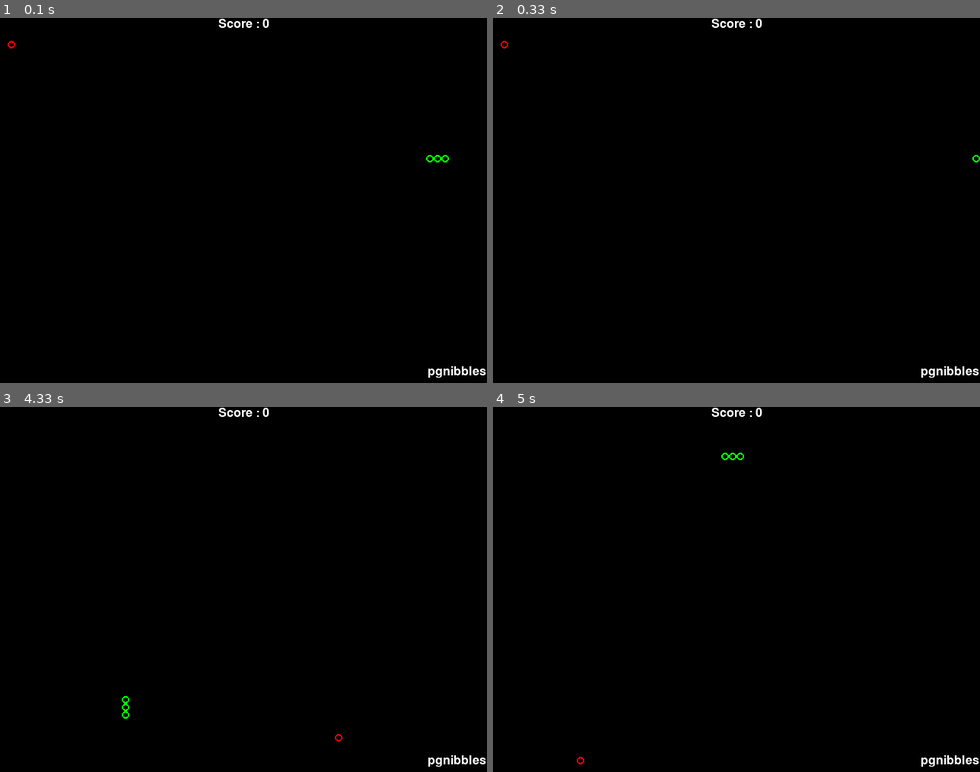
Above: before the commit, frames 1-4 (two rows, left to right).
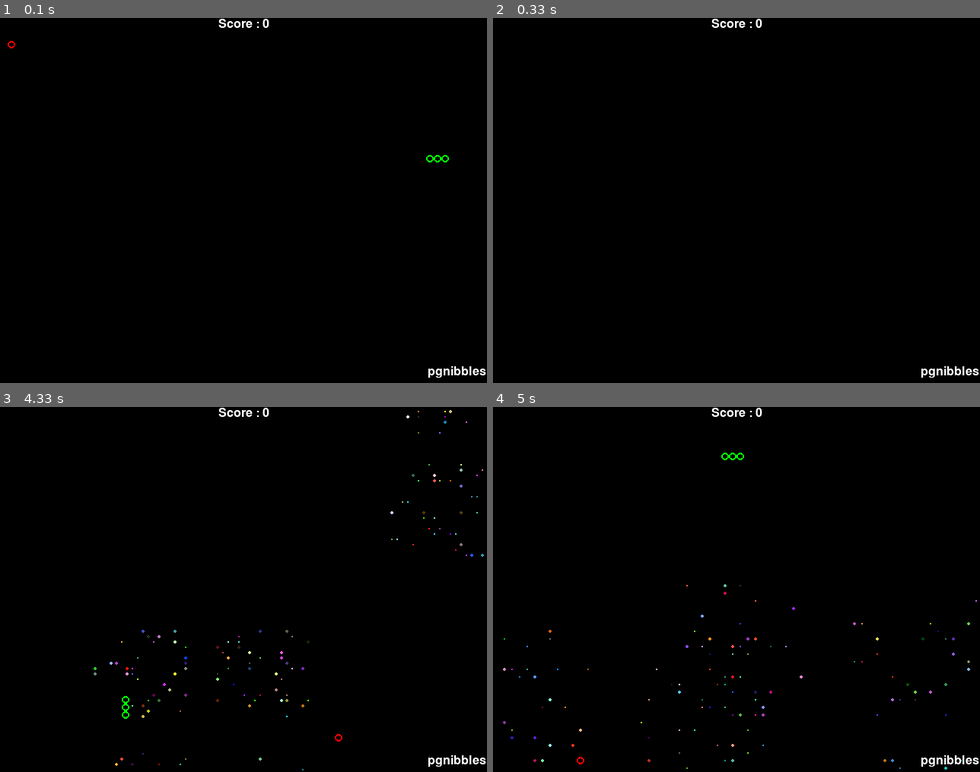
Above: after the commit, the same moments.

Repository: caffeinemonster/python-pygame-nibbles
Game: pygame game, started from pgnibbles-current.py
The game is run twice, just before and just after one commit, with the same random seed, the same clock (stepped at 60 frames per second) and the same inputs.
Inputs:
- Up to frame 1 (0.1 s): no input
- Up to frame 2 (0.33 s): no input
- Up to frame 3 (4.33 s): hold Up 0.83-1.3 s; hold Right 1.33-1.8 s; hold Down 2.4-2.7 s; hold Left 2.73-3.13 s; hold Up 3.17-3.53 s; hold Right 3.57-4.2 s; hold Down from 4.23 s (still down)
- Up to frame 4 (5 s): release Down at 4.6 s

Frame 1 is identical in both runs. In frame 2, less than 0.1% of the frame differs, in the area x 1-100%, y 6-40%; in frame 3, 0.3%, in the area x 19-100%, y 0-100%; in frame 4, 0.3%.

Commit message:
Sounds and music code update

Diff:
--- a/pgnibbles-current.py
+++ b/pgnibbles-current.py
@@ -2,6 +2,7 @@
 import random
 import pygame
 from pygame.locals import *
+
 wWIDTH = 640
 wHEIGHT = 480
 GSIZE = 10
@@ -64,14 +65,8 @@
         self.colour = (random.randint(1, 255), random.randint(1, 255), random.randint(1, 255))
         self.seed(xy, (3, 20), 2, (255, 255, 255), 20)
         self.colour = (random.randint(1, 255), random.randint(1, 255), random.randint(1, 255))
-        #self.speed = ispeed
-        #self.size = isize
-        #self.life = random.randint(1, ilife)
-        #self.colour = (random.randint(1, 255), random.randint(1, 255), random.randint(1, 255))
-        #self.alive = 1
+
     def seed(self, xy, speed, isize, rgbcolour, ilife):
-        #self.colour = (255, 255, 255)
-        #self.speed = ispeed
         self.life = random.randint(1, ilife)
         self.colour = rgbcolour
         self.size = random.randint(1, isize)
@@ -87,7 +82,7 @@
             self.speedy = -random.randint(speed[0], speed[1])
         self.alive = 1
 
-    def move(self):
+    def move(self):  # move the particle
         if self.life > 0:
             self.x = self.x + self.speedx
             self.y = self.y + self.speedy
@@ -104,37 +99,41 @@
         self.killold()
         for i in range(1, amount):
             part = cparticle()
-            #    def seed(self, xy, speed, isize, rgbcolour, ilife):
+            # seed(self, xy, speed, isize, rgbcolour, ilife) # reference
             part.seedrandom((x, y))
             part.seed((x, y), (3, speed), size, rgbcolour, life)
             self.particles.insert(0, part)
+
     def seedrandom(self, xy, amount):
         self.killold()
         for i in range(1, amount):
             part = cparticle()
-            part.seedrandom((xy[0], xy[1]))
+            part.seedrandom(xy)
             self.particles.insert(0, part)
+
     def move(self):
         for p in self.particles:
             p.move()
 
     def killold(self):
         for p in self.particles:
-            if p.alive != 1:
+            if p.alive <= 0:
                 del(p)
 
 
 class csounds():  # sound effects class
     def __init__(self):
-        #super(csounds, self).__init__()
+        self.enabled = 1  # sfx enabled
         self.sndeat = pygame.mixer.Sound('sndfx/beep.wav')
         self.snddead = pygame.mixer.Sound('sndfx/dead.wav')
 
     def fxdead(self):
-        self.snddead.play()
+        if self.enabled:
+            self.snddead.play()
 
     def fxeat(self):
-        self.sndeat.play()
+        if self.enabled:
+            self.sndeat.play()
 
 
 def terminate():  # quit function
@@ -155,10 +154,11 @@
     snake.add(sx - 1, sy)
     snake.add(sx, sy)
     score = cscore()
-    particles = cparticles()
+    #particles = cparticles() now declared as global
     apple.add(random.randint(0, GWIDTH - 1), random.randint(0, GHEIGHT - 1))
     while(1):
         for event in pygame.event.get():
+            # detact and process keyboard events
             if event.type == QUIT:
                 r = 0
             elif event.type == KEYDOWN:
@@ -172,11 +172,18 @@
                     snake.direction = K_DOWN
                 if event.key == K_ESCAPE:
                     r = 0
+
+        # is the snake within the game area
         if snake.data[0][0] == -1 or snake.data[0][0] == GWIDTH or snake.data[0][1] == -1 or snake.data[0][1] == GHEIGHT:
             snake.alive = 0
+        #else:
+        #    particles.seed((snake.data[0][0] * GSIZE), (snake.data[0][1] * GSIZE), 5, 5, 2, (0,255,0), 2)
+
         for body in snake.data[1:]:
             if (body == snake.head()):
                 snake.alive = 0
+
+        # is snake location == apple
         if snake.data[0][0] == apple.data[0][0] and snake.data[0][1] == apple.data[0][1]:
             # seed(self, x, y, speed, life, amount, rgbcolour, size)
             particles.seed((apple.data[0][0] * GSIZE), (apple.data[0][1] * GSIZE), 10, 25, 50, (0,255,0), random.randint(1,5))
@@ -185,11 +192,14 @@
             particles.seedrandom((GSURF.get_width() - 20, 475), 100)
             apple.add(random.randint(0, GWIDTH - 1), random.randint(0, GHEIGHT - 1))
             particles.seed((apple.data[0][0] * GSIZE), (apple.data[0][1] * GSIZE), 20, 5, 50, (255,0,0), random.randint(1,3))
+            #for i in range(2, 16):
+            pygame.mixer.music.queue('sndmusic/TRACK' + str(random.randint(1,16)) + '.mp3')
             score.add(1)
             sfx.fxeat()
         else:
             snake.remove()
-        if snake.direction == K_UP:
+
+        if snake.direction == K_UP:  # move snake
             snake.add(snake.data[0][0], snake.data[0][1] - 1)
         elif snake.direction == K_DOWN:
             snake.add(snake.data[0][0], snake.data[0][1] + 1)
@@ -197,14 +207,17 @@
             snake.add(snake.data[0][0] - 1, snake.data[0][1])
         elif snake.direction == K_RIGHT:
             snake.add(snake.data[0][0] + 1, snake.data[0][1])
+
+        # draw game elements
         GSURF.fill((0, 0, 0))
         for p in particles.particles:
             if p.alive == 1:
                 pygame.draw.circle(GSURF, p.colour, (p.x + (GSIZE / 2), p.y + (GSIZE / 2)), p.size)
         particles.move()
-        for co in snake.data:
-            pygame.draw.circle(GSURF, (0, 255, 0), (co[0]*GSIZE+(GSIZE/2),co[1]*GSIZE+(GSIZE/2)), GSIZE/2, 2)
-        pygame.draw.circle(GSURF, (255, 0, 0), (apple.data[0][0]*GSIZE+(GSIZE/2),apple.data[0][1]*GSIZE+(GSIZE/2)), GSIZE/2, 2)
+        if snake.alive:
+            for co in snake.data:
+                pygame.draw.circle(GSURF, (0, 255, 0), (co[0]*GSIZE+(GSIZE/2),co[1]*GSIZE+(GSIZE/2)), GSIZE/2, 2)
+            pygame.draw.circle(GSURF, (255, 0, 0), (apple.data[0][0]*GSIZE+(GSIZE/2),apple.data[0][1]*GSIZE+(GSIZE/2)), GSIZE/2, 2)
         if pygame.font:
             font = pygame.font.Font(None, 24)
             text = font.render("Score : " + str(score.score), 1, (255, 255, 255))
@@ -215,10 +228,13 @@
             GSURF.blit(text, textpos)
         pygame.display.flip()
         GCLOCK.tick(30)
+        # check to see if snake is alive
         if snake.alive == 0:
-            if (score.score != 0):
+            if score.score > 0:
                 print(("You died your score was " + str(score.score)))
             sfx.fxdead()
+            particles.seedrandom((snake.data[0][0] * GSIZE, snake.data[0][1] * GSIZE), 200)
+            particles.seedrandom((apple.data[0][0] * GSIZE, apple.data[0][1] * GSIZE), 200)
             return r
             break
 
@@ -226,16 +242,21 @@
             return r
 
 if __name__ == "__main__":
+    global particles
+    particles = cparticles()
     r = 1
     pygame.init()
     GCLOCK = pygame.time.Clock()
-    GSURF = pygame.display.set_mode((wWIDTH, wHEIGHT))
+    GSURF = pygame.display.set_mode((wWIDTH, wHEIGHT))  # main game surface
     pygame.display.set_caption("pgnibbles")
-    pygame.mixer.init(frequency=22050, size=-16, channels=2, buffer=4096)
-    pygame.mixer.music.load('sndmusic/TRACK01.mp3')
-    #pygame.mixer.music.play(-1)
+    #pygame.mixer.init(frequency=22050, size=-16, channels=2, buffer=4096)
+    pygame.mixer.init()
+    pygame.mixer.music.load('sndmusic/TRACK1.mp3')
+    #for i in range(2, 16):
+    #    pygame.mixer.music.queue('sndmusic/TRACK' + str(i) + '.mp3')
+    pygame.mixer.music.play(0)
     pygame.mouse.set_visible(0)
-    pygame.display.toggle_fullscreen()
+    #pygame.display.toggle_fullscreen()
     while r != 0:  # quit if return not equal to 0
         r = main()
     pygame.mouse.set_visible(1)
